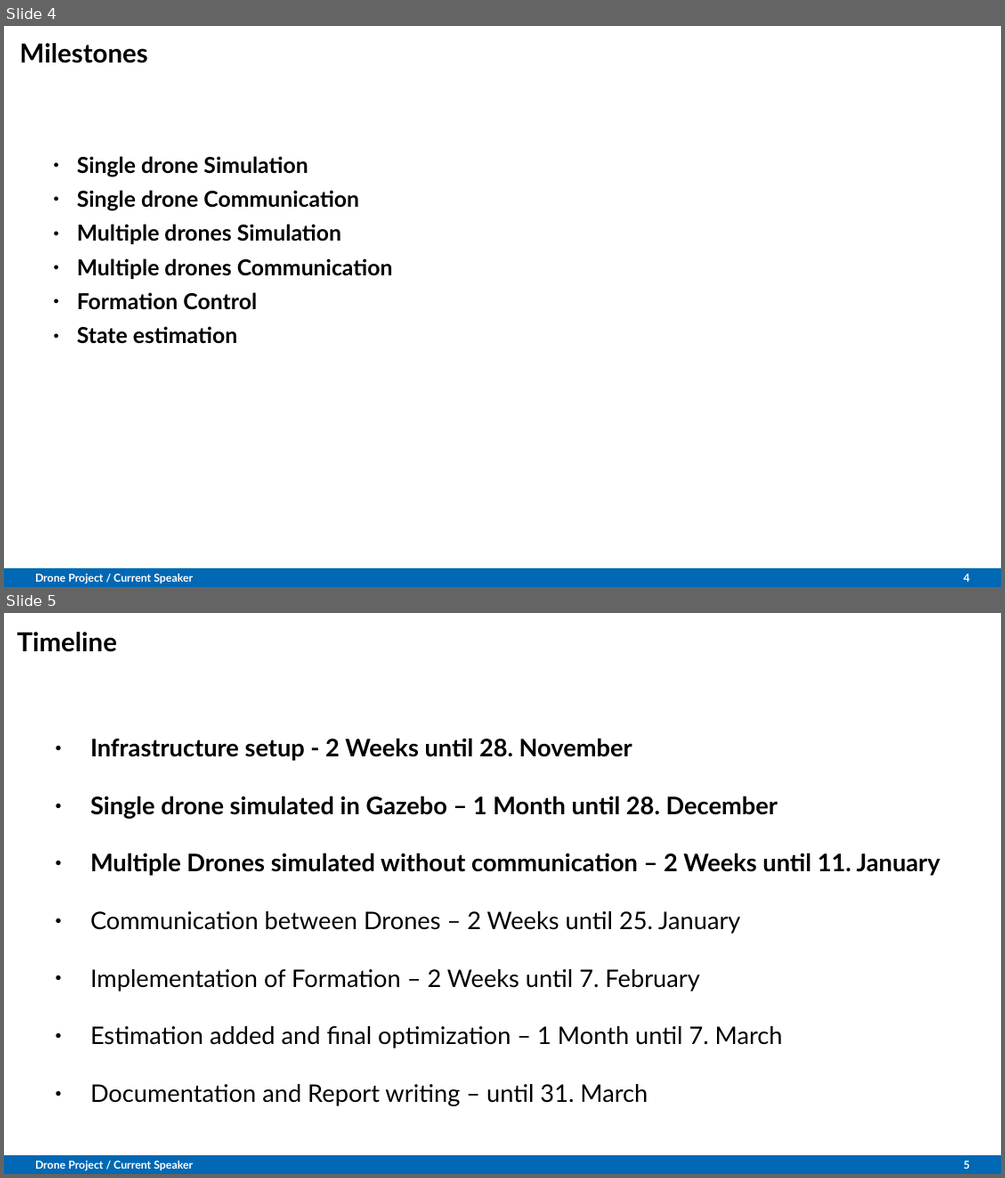
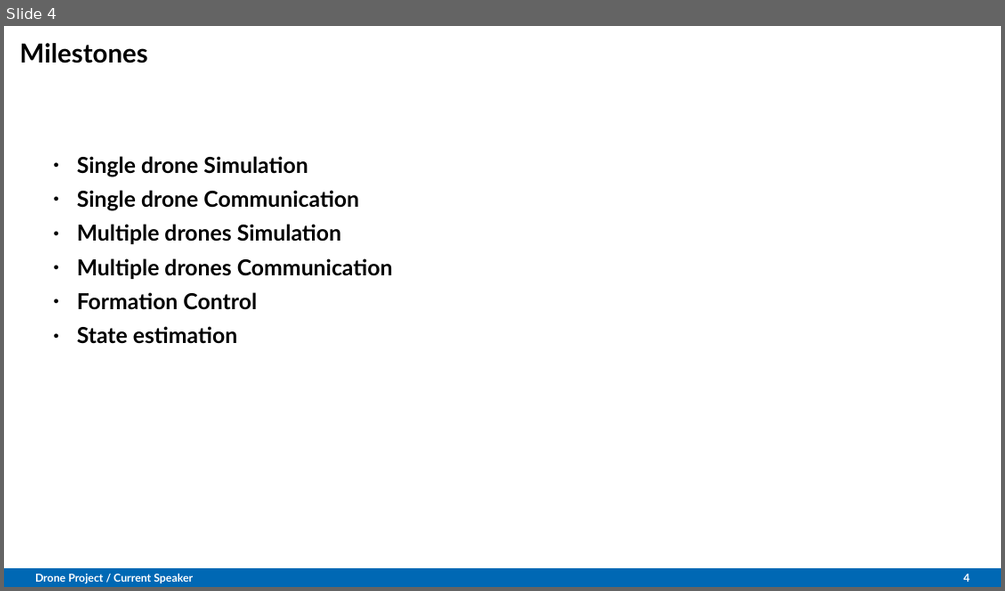
Before and after one commit to Belvin7/Drone_Project_personal-, a slide deck: AMS_Intermediate_Presentation.odp. Shown one above the other, each under a label of ours: slides 4 and 5 before the commit, slide 4 after it. The pictures are 1005x1178 and 1005x591 pixels, drawn with LibreOffice and Linux fonts; fonts in the diff are those of the drawing; background and template pictures are left out. Boxes give left, top, right and bottom in pixels: in the first picture for what was removed or moved away, otherwise in the second. Text is boxed around its words. In the diff, an @@ line names an element or a change of style, - is before the commit and + after.

Commit message:
Slide with belvins change without error

```diff
--- a/AMS_Intermediate_Presentation.odp
+++ b/AMS_Intermediate_Presentation.odp
@@ slide 5 removed at bbox=[4, 613, 1001, 1174], background #FFFFFF; not listed: 1 template element that a slide beside it also shows @@
@@ title removed at bbox=[17, 632, 117, 652] @@
-Timeline
@@ text removed at bbox=[90, 738, 940, 1106] @@
-● Infrastructure setup - 2 Weeks until 28. November
-● Single drone simulated in Gazebo – 1 Month until 28. December
-● Multiple Drones simulated without communication – 2 Weeks until 11. January
-● Communication between Drones – 2 Weeks until 25. January
-● Implementation of Formation – 2 Weeks until 7. February
-● Estimation added and final optimization – 1 Month until 7. March
-● Documentation and Report writing – until 31. March
@@ text removed at bbox=[35, 1160, 193, 1171] @@
-Drone Project / Current Speaker
@@ page number removed at bbox=[963, 1160, 970, 1168] @@
-5
```
Also in this commit, not shown: 1 slide changed, 1 slide added, 1 other slide removed, 1 other file.
